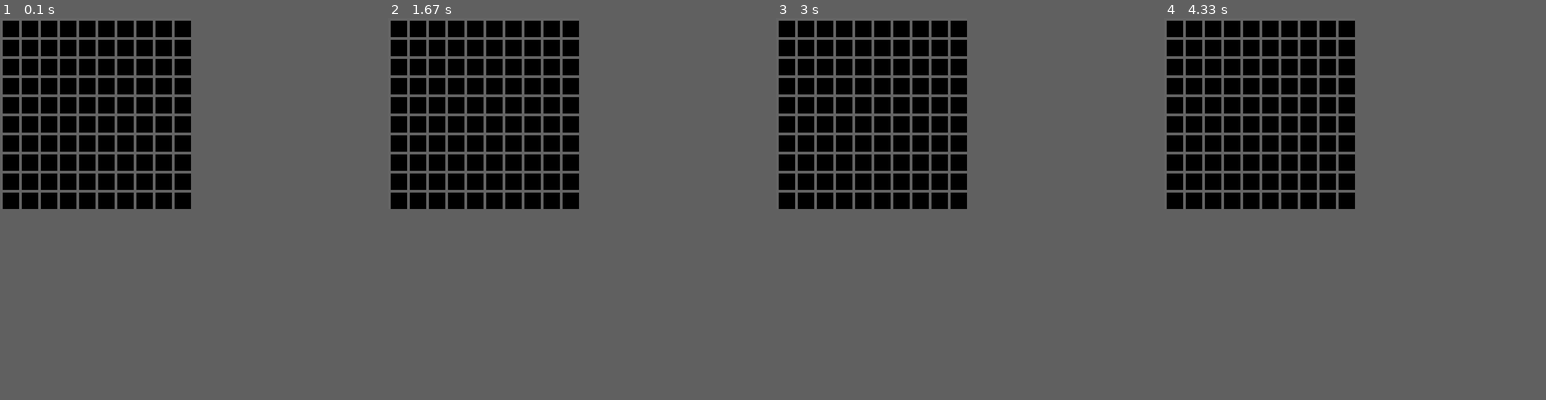
Above: before the commit, frames 1-4 (left to right).
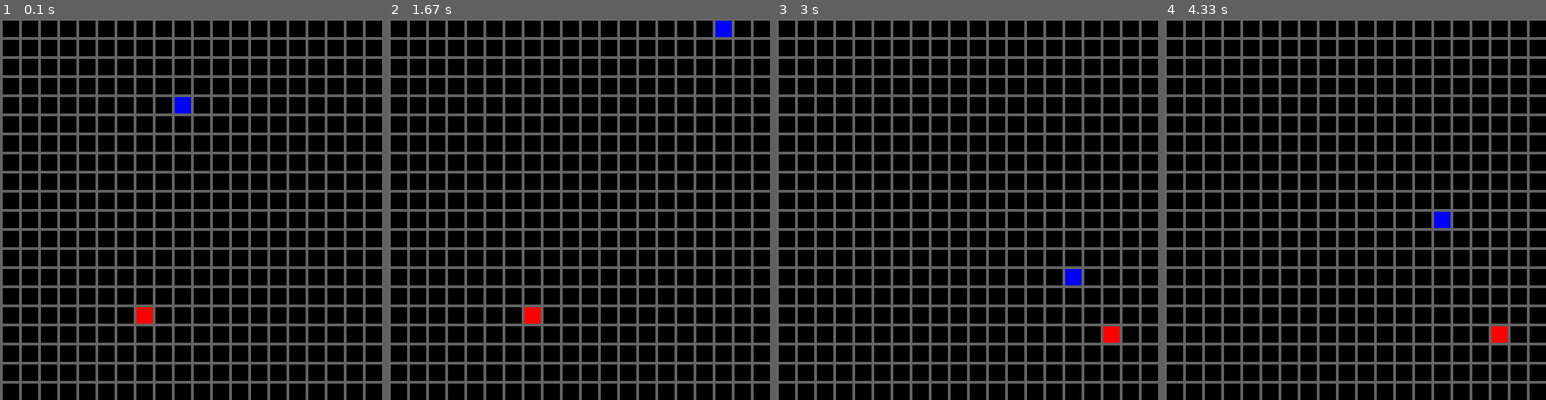
Above: after the commit, the same moments.

Repository: AryanBytesCode/NEAT-PySnake
Game: pygame game, started from pyGameTest.py
The game is run twice, just before and just after one commit, with the same random seed, the same clock (stepped at 60 frames per second) and the same inputs.
Inputs:
- Up to frame 1 (0.1 s): no input
- Up to frame 2 (1.67 s): tap Enter at 0.33 s; hold Right 0.67-1.13 s; hold Up 1.17-1.63 s
- Up to frame 3 (3 s): hold Right 1.67-2.13 s; hold Left 2.17-2.7 s; hold Down from 2.73 s (still down)
- Up to frame 4 (4.33 s): release Down at 3.03 s; hold Left 3.07-3.47 s; hold Up 3.5-3.87 s; hold Right from 3.9 s (still down)
In our replay, the window is 350x350 before the commit and 700x700 after it. These sizes can differ from the game's own. Grey fills any space a smaller window leaves; there, only what the larger window draws over its background counts as a difference.

The runs differ from the first frame. In frame 1, 20% of the frame differs, in the area x 0-100%, y 0-100%; in frame 2, 20%; in frame 3, 20%; in frame 4, 20%.

Commit message:
Update game logic for snake movement and rendering

Diff:
--- a/Snake.py
+++ b/Snake.py
@@ -11,8 +11,8 @@
 
 GAME_SPEED = 5
 
-GRID_WITDH = 10
-GRID_HEIGHT = 10
+GRID_WITDH = 15
+GRID_HEIGHT = 15
 
 EMPTY_CELL = Style.RESET_ALL+ "[ ]"
 SNAKE_CELL = Fore.BLUE + "[O]"
--- a/pyGameTest.py
+++ b/pyGameTest.py
@@ -1,22 +1,160 @@
 import pygame
 import sys
-
-# Define constants based on your Tkinter modifications
-GRID_WIDTH = 10
-GRID_HEIGHT = 10
+import numpy as np
+import random
+import time
+
+# Define constants
+GRID_WIDTH = 20
+GRID_HEIGHT = 20
 TILE_SIZE = 30
 GAP = 5
 CANVAS_SIZE_X = GRID_WIDTH * TILE_SIZE + GAP * GRID_WIDTH
 CANVAS_SIZE_Y = GRID_HEIGHT * TILE_SIZE + GAP * GRID_HEIGHT
 BACKGROUND_COLOR = (100, 100, 100)  # Green
 TILE_COLOR = (0, 0, 0)          # Black
+SNAKE_COLOR = (0,0,255)
+FRUIT_COLOR = (255,0,0)
+
+
+
 
 # Initialize Pygame
 pygame.init()
+clock = pygame.time.Clock()
+deltaTime = 0
+
+
+# Initialize gameState
+gameState = np.zeros((GRID_HEIGHT,GRID_WIDTH))
+travelLength = 0
 
 # Create the screen with the modified size
 screen = pygame.display.set_mode((CANVAS_SIZE_X, CANVAS_SIZE_Y))
 pygame.display.set_caption("10x10 Tile Grid")
+
+
+def draw(state):
+
+    def codeToColor(code):
+        if code == 0:
+            return TILE_COLOR
+        elif code == 1:
+            return SNAKE_COLOR
+        elif code == 2:
+            return FRUIT_COLOR
+
+
+    #pygame.draw.rect(screen, TILE_COLOR, (X, y, TILE_SIZE, TILE_SIZE))
+
+    for y in range(GRID_HEIGHT):
+         for x in range(GRID_WIDTH):
+             ty = y+1 # to adjust for the 0 index
+             tx = x+1 # to adjust for the 0 index
+             # Calculate coordinates
+             cor_x = tx * GAP + (tx-1) * TILE_SIZE
+             cor_y = ty * GAP + (ty-1) * TILE_SIZE
+             color = codeToColor(gameState[y,x])
+             # Draw rectangle
+             pygame.draw.rect(screen, color, (cor_x, cor_y, TILE_SIZE, TILE_SIZE))
+
+class snake:
+    def __init__(self):
+        self.head_x = random.randint(0,GRID_WIDTH-1)
+        self.head_y = random.randint(0, GRID_HEIGHT-1)
+        #print(self.head_y, self.head_x)
+        self.direction = [1,0]
+        self.snakeSize = 1
+        self.speed = 8          ## abstract length per second
+        self.locations = []     ## an empty list to hold all snake locations
+        # spawn
+        gameState[self.head_y, self.head_x] = 1
+        # save head to snake locations
+        self.locations.append([self.head_x, self.head_y])
+
+        # add fruit location
+        self.addnewFruit()
+        ...
+    def move(self, directionVector=[-1,0], cellsToMove=1):
+        destination_x = directionVector[0]*cellsToMove + self.head_x
+        destination_y = directionVector[1]*cellsToMove + self.head_y
+
+        # Check if we will hit the walls and restart the snake
+        if destination_x < 0 or destination_x > GRID_WIDTH-1 or destination_y < 0 or destination_y > GRID_HEIGHT-1:
+            self.__init__()
+            # stop the rest of the function
+            return
+            ...
+        #newcellValue = gameState[destination_y, destination_x]
+        newcellValue = [destination_x, destination_y]
+
+
+        if not newcellValue in self.locations and not newcellValue == [self.fruit_x, self.fruit_y]:
+            #gameState[self.head_y, self.head_x] = 1
+            # move
+
+            # update the head
+            self.head_x = destination_x
+            self.head_y = destination_y
+
+
+            # remove the tail from snake data
+            tailLocations = self.locations.pop()
+            # add new head to snake data
+            self.locations.insert(0, [destination_x, destination_y])
+            ...
+        elif newcellValue in self.locations:
+            self.die()
+        elif newcellValue == [self.fruit_x, self.fruit_y]:
+            self.grow()
+            # add new head to snake data
+            self.locations.insert(0, [destination_x, destination_y])
+            # update head
+            self.head_x = destination_x
+            self.head_y = destination_y
+
+
+        self.direction = directionVector
+        print("Snake")
+        print(self.head_x, self.head_y)
+
+    def grow(self):
+        self.snakeSize = self.snakeSize + 1
+        self.addnewFruit()
+        ...
+    def addnewFruit(self):
+        isOccupied = True
+        while isOccupied:
+            self.fruit_x = random.randint(0, GRID_WIDTH-1)
+            self.fruit_y = random.randint(0, GRID_HEIGHT-1)
+            print("new fruit baby")
+            print(self.fruit_x, self.fruit_y)
+            # check if the random location is part of the snake
+            isOccupied = False
+            for tile in self.locations:
+                if tile[0] == self.fruit_x and tile[1] == self.fruit_y:
+                    print("oops")
+                    isOccupied = True
+
+    def die(self):
+        ...
+
+def updateGameState():
+    # set everything to zero
+    gameState = np.zeros((GRID_HEIGHT,GRID_WIDTH))
+
+    # add snake tiles
+    for tile in newSnake.locations:
+        gameState[tile[1], tile[0]] = 1
+
+    # add fruit
+    gameState[newSnake.fruit_y, newSnake.fruit_x] = 2
+    return gameState
+    ...
+
+# Spawn Snake
+newSnake = snake()
+
 
 # Main game loop
 running = True
@@ -24,19 +162,38 @@
     for event in pygame.event.get():
         if event.type == pygame.QUIT:
             running = False
+        elif event.type == pygame.KEYDOWN:
+            if event.key == pygame.K_UP:
+                newSnake.direction= [0,-1]
+            elif event.key == pygame.K_DOWN:
+                newSnake.direction= [0,1]
+            elif event.key == pygame.K_LEFT:
+                newSnake.direction= [-1,0]
+            elif event.key == pygame.K_RIGHT:
+                newSnake.direction= [1,0]
 
     # Fill the background
     screen.fill(BACKGROUND_COLOR)
 
-    # Draw the grid using the new constants
-    for row in range(GRID_HEIGHT):
-        for col in range(GRID_WIDTH):
-            x = col * (TILE_SIZE + GAP) + GAP
-            y = row * (TILE_SIZE + GAP) + GAP
-            pygame.draw.rect(screen, TILE_COLOR, (x, y, TILE_SIZE, TILE_SIZE))
-
+    # move snake
+    travelLength += newSnake.speed * deltaTime
+    #print(travelLength)
+    newSnake.move(newSnake.direction, cellsToMove=int(travelLength))
+    if travelLength > 1:
+        travelLength = 0
+
+    # Update gameState
+    gameState = updateGameState()
+
+    # Draw gameState
+    draw(gameState)
+
+
+
+    #time.sleep(1)
     # Update the display
     pygame.display.flip()
+    deltaTime = clock.tick(60) / 1000 # delta time in seconds since last frame, used for framerate-independent physics
 
 # Quit Pygame
 pygame.quit()
